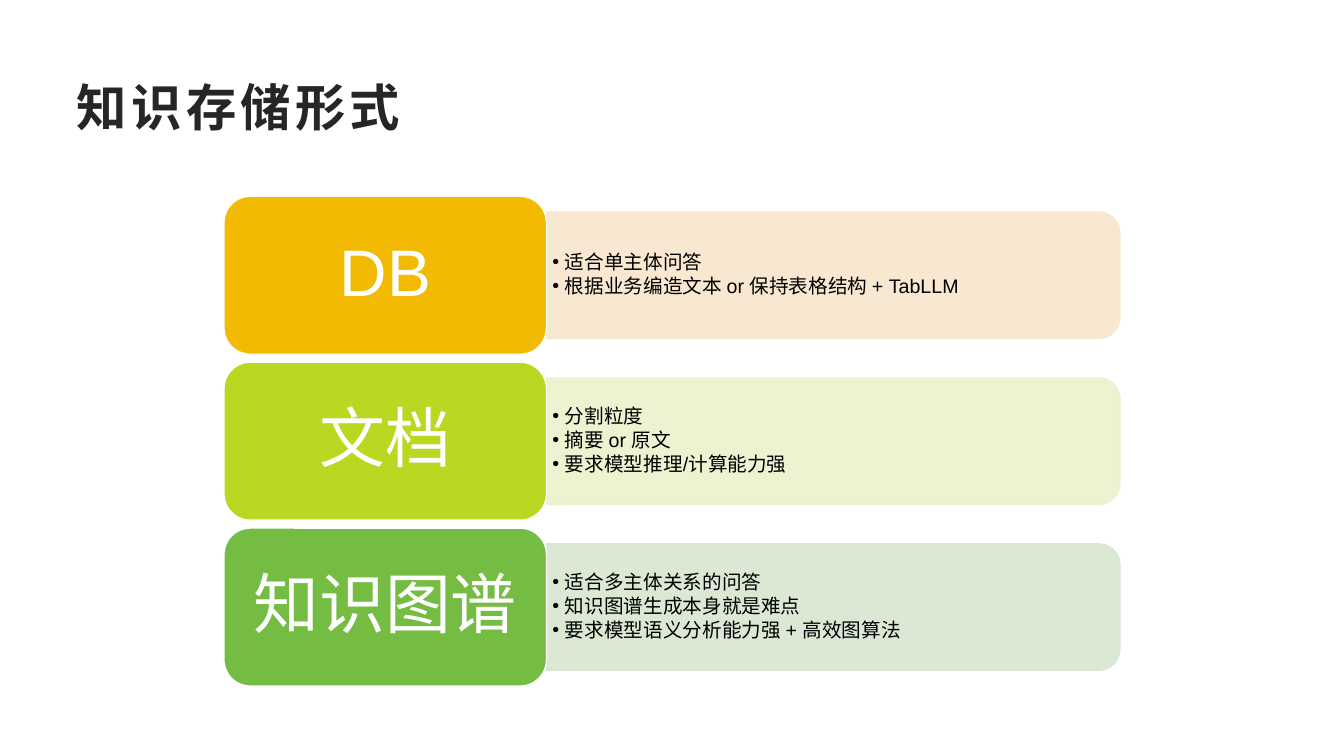
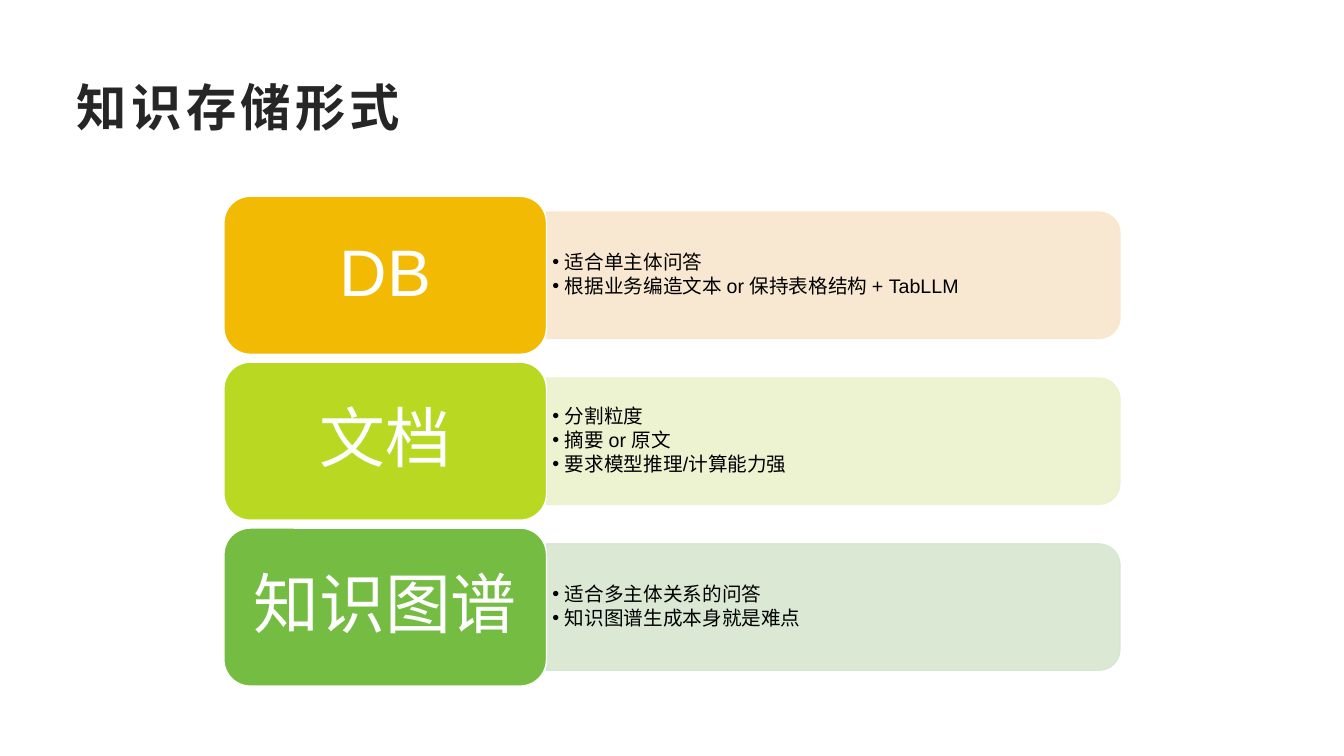
Before and after one commit to SakigamiYang/PyCon, a slide deck: slide 18 of PyCon2023/PyConChina2023-LLM+RAG企业落地-Ai兔兔.pptx (slide 19 before the commit). Drawn at 1344x756 pixels with LibreOffice and Linux fonts; fonts in the diff are those of the drawing; background and template pictures are left out. Boxes give left, top, right and bottom in pixels: in the first picture for what was removed or moved away, otherwise in the second. Text is boxed around its words. In the diff, an @@ line names an element or a change of style, - is before the commit and + after.

```diff
--- a/PyCon2023/PyConChina2023-LLM+RAG企业落地-Ai兔兔.pptx
+++ b/PyCon2023/PyConChina2023-LLM+RAG企业落地-Ai兔兔.pptx
@@ text at <box>565,620,901,639</box>: paragraph removed @@
-  • 要求模型语义分析能力强 + 高效图算法
```
Also in this commit, not shown: 13 other slides changed, 1 slide added, 1 other file.
